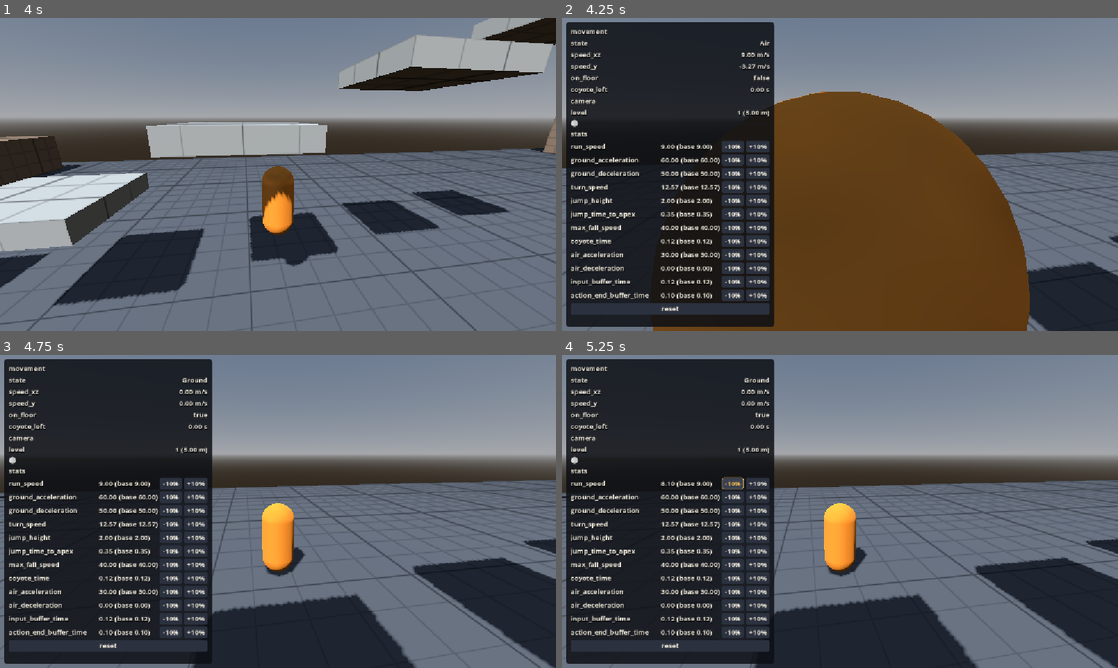
Above: before the commit, frames 1-4 (two rows, left to right).
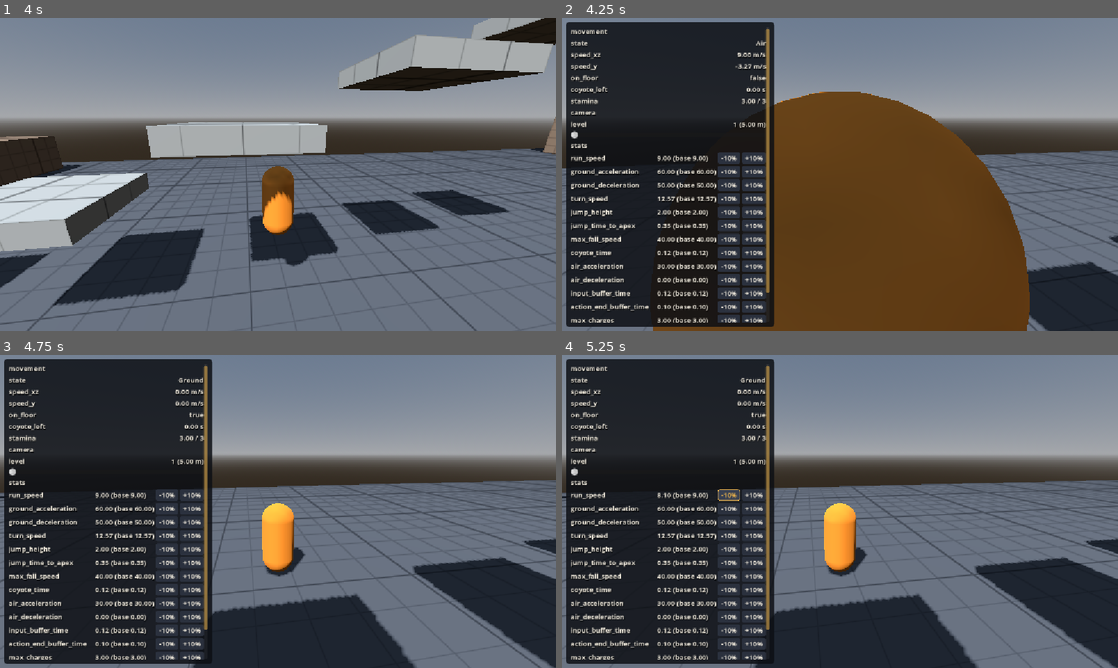
Above: after the commit, the same moments.

Repository: UriBokchoi/BroGuild
Game: Godot game, scene res://levels/test_gym/test_gym.tscn
Two runs of this game, one before a commit and one after it. Both use one fixed random seed, a clock stepped at 60 frames per second and the inputs below.
Inputs (mouse positions are in pixels of both pictures, inside the frame that each line leads up to):
- Up to frame 1 (4 s): tap Enter at 0.5 s; move the mouse to (305, 174) at 0.52 s; hold W (move_forward) from 0.53 s (still down); tap Shift (dash) at 0.6, 1.55, 2.1, 3.05 s; click (305, 174) at 0.67 s; tap Space (jump) at 0.77, 0.8, 1.07, 1.35, 1.52, 1.82, 2.3, 3.02, 3.32, 3.77, 3.8 s; move the mouse to (250, 174) at 1.27 s; move the mouse to (289, 168) at 2.02 s; move the mouse to (272, 180) at 2.77 s; tap E (interact) at 2.85 s; click (272, 180) at 2.92 s; move the mouse to (316, 177) at 3.52 s; tap Tab (show_stats) at 3.6 s
- Up to frame 2 (4.25 s): keep holding W (move_forward); tap Space (jump) at 4.07 s; tap F3 (toggle_debug) at 4.15 s
- Up to frame 3 (4.75 s): release W (move_forward) at 4.25 s; drag from (111, 464) to (194, 433) at 4.27 s
- Up to frame 4 (5.25 s): click "-10%" at 5 s

Frame 1 is identical in both runs. In frame 2, 9.0% of the frame differs, in the area x 1-38%, y 3-98%; in frame 3, 8.8%; in frame 4, 8.9%.

Commit message:
feat(stamina): stamina por cargas que se recargan solas
StaminaData (3 cargas, 3 s por carga) es una segunda fuente de stats
del jugador, así que se muestra en la pausa y en F3 y es mejorable.
StaminaPool admite cargas fraccionarias; StaminaComponent la recarga con
sus stats, avisa por EventBus y queda en el contexto de movimiento para
las acciones. El test de traducciones lee las fuentes de stats de la
escena del jugador.

Co-Authored-By: Claude Opus 5.5 <noreply@anthropic.com>

Diff:
--- a/autoload/event_bus.gd
+++ b/autoload/event_bus.gd
@@ -13,3 +13,5 @@
 ## Una interfaz pide ([param wants_cursor] = true) o suelta el cursor del ratón. Mientras alguna
 ## lo pida, el ratón no se captura (lo gestiona MouseCapture).
 signal cursor_requested(requester: Object, wants_cursor: bool)
+## Cambió la stamina del jugador (cargas actuales, que pueden ser fraccionarias, y máximo).
+signal player_stamina_changed(charges: float, max_charges: int)
--- a/data/i18n/strings.csv
+++ b/data/i18n/strings.csv
@@ -22,3 +22,6 @@
 STAT_AIR_DECELERATION,Frenada en el aire,Air braking
 STAT_INPUT_BUFFER_TIME,Margen de pulsación,Input buffer
 STAT_ACTION_END_BUFFER_TIME,Margen al acabar una acción,Action end buffer
+STAT_GROUP_STAMINA,Stamina,Stamina
+STAT_MAX_CHARGES,Cargas de stamina,Stamina charges
+STAT_RECHARGE_TIME,Recarga por carga,Recharge per charge
--- /dev/null
+++ b/data/player/stamina.tres
@@ -0,0 +1,8 @@
+[gd_resource type="Resource" script_class="StaminaData" format=3]
+
+[ext_resource type="Script" path="res://entities/player/stamina/stamina_data.gd" id="1_bde3s"]
+
+[resource]
+script = ExtResource("1_bde3s")
+max_charges = 3
+recharge_time = 3.0
--- a/entities/player/movement_context.gd
+++ b/entities/player/movement_context.gd
@@ -11,6 +11,8 @@
 var ground: State
 ## Estado neutro en el aire, al que vuelven las acciones al terminar.
 var air: State
+## Stamina por cargas que gastan las acciones.
+var stamina: StaminaComponent
 ## Dirección pedida este tick, en el plano XZ del mundo y relativa a la cámara (longitud 0–1).
 var wish_direction: Vector3 = Vector3.ZERO
 ## Segundos que quedan para poder saltar después de dejar el suelo sin saltar (coyote time).
--- a/entities/player/player.gd
+++ b/entities/player/player.gd
@@ -4,6 +4,7 @@
 ## Las mecánicas van en sus estados y componentes, nunca aquí (CLAUDE.md, «Nunca»).
 
 @export var stats: StatsComponent
+@export var stamina: StaminaComponent
 @export var input: PlayerInput
 @export var movement: StateMachine
 ## Estado neutro en el suelo.
@@ -20,6 +21,7 @@
 	context = MovementContext.new()
 	context.body = self
 	context.move = stats.get_resolved(MovementData) as MovementData
+	context.stamina = stamina
 	context.ground = ground_state
 	context.air = air_state
 	movement.start(context)
--- a/entities/player/player.tscn
+++ b/entities/player/player.tscn
@@ -10,6 +10,8 @@
 [ext_resource type="Script" path="res://entities/player/states/air_state.gd" id="8_air"]
 [ext_resource type="Script" path="res://entities/player/states/jump_state.gd" id="9_jump"]
 [ext_resource type="Script" path="res://entities/player/body_facing.gd" id="10_facing"]
+[ext_resource type="Resource" path="res://data/player/stamina.tres" id="11_stamina_data"]
+[ext_resource type="Script" path="res://entities/player/stamina/stamina_component.gd" id="12_stamina"]
 
 [sub_resource type="CapsuleShape3D" id="CapsuleShape3D_body"]
 radius = 0.4
@@ -30,11 +32,12 @@
 material = SubResource("StandardMaterial3D_visor")
 size = Vector3(0.5, 0.15, 0.2)
 
-[node name="Player" type="CharacterBody3D" node_paths=PackedStringArray("stats", "input", "movement", "ground_state", "air_state")]
+[node name="Player" type="CharacterBody3D" node_paths=PackedStringArray("stats", "stamina", "input", "movement", "ground_state", "air_state")]
 collision_layer = 2
 collision_mask = 1
 script = ExtResource("1_player")
 stats = NodePath("Stats")
+stamina = NodePath("Stamina")
 input = NodePath("PlayerInput")
 movement = NodePath("Movement")
 ground_state = NodePath("Movement/Ground")
@@ -54,7 +57,11 @@
 
 [node name="Stats" type="Node" parent="."]
 script = ExtResource("3_stats")
-sources = Array[Resource]([ExtResource("4_movement")])
+sources = Array[Resource]([ExtResource("4_movement"), ExtResource("11_stamina_data")])
+
+[node name="Stamina" type="Node" parent="." node_paths=PackedStringArray("stats")]
+script = ExtResource("12_stamina")
+stats = NodePath("../Stats")
 
 [node name="PlayerInput" type="Node" parent="." node_paths=PackedStringArray("machine", "camera")]
 script = ExtResource("5_input")
--- /dev/null
+++ b/entities/player/stamina/stamina_component.gd
@@ -0,0 +1,52 @@
+class_name StaminaComponent
+extends Node
+## Stamina del jugador por cargas: la gastan las acciones (dash, doble salto…) y se recarga
+## sola. Máximo y recarga son stats ([StaminaData]), así que las mejoras los cambian en vivo.
+## Avisa a la interfaz con [signal EventBus.player_stamina_changed].
+
+signal changed(charges: float, max_charges: int)
+
+## Stats de donde salen el máximo y la recarga.
+@export var stats: StatsComponent
+
+var _pool := StaminaPool.new()
+var _data: StaminaData
+
+
+func _ready() -> void:
+	_data = stats.get_resolved(StaminaData) as StaminaData
+	_pool.max_charges = _data.max_charges
+	_pool.fill()
+	_notify()
+
+
+func _physics_process(delta: float) -> void:
+	var max_changed := _pool.max_charges != _data.max_charges
+	_pool.max_charges = _data.max_charges
+	if _pool.recharge(delta, _data.recharge_time) or max_changed:
+		_notify()
+
+
+func can_spend(cost: float) -> bool:
+	return _pool.can_spend(cost)
+
+
+## Gasta [param cost] cargas si las hay. Devuelve si las gastó.
+func spend(cost: float) -> bool:
+	if not _pool.spend(cost):
+		return false
+	_notify()
+	return true
+
+
+func get_charges() -> float:
+	return _pool.charges
+
+
+func get_max_charges() -> int:
+	return _pool.max_charges
+
+
+func _notify() -> void:
+	changed.emit(_pool.charges, _pool.max_charges)
+	EventBus.player_stamina_changed.emit(_pool.charges, _pool.max_charges)
--- /dev/null
+++ b/entities/player/stamina/stamina_data.gd
@@ -0,0 +1,11 @@
+class_name StaminaData
+extends Resource
+## Parámetros de la stamina del jugador. Los valores viven en [code]data/player/stamina.tres[/code];
+## aquí todo vale 0 a propósito (ver DECISIONES, «Valores de datos solo en el .tres»). Cada número
+## es una stat, mejorable como las demás. Lo que cuesta cada acción va con su acción.
+
+@export_group("stamina")
+## Cargas máximas.
+@export_range(0, 10, 1, "or_greater") var max_charges: int = 0
+## Segundos que tarda en recargarse una carga.
+@export_range(0.1, 10.0, 0.1, "or_greater", "suffix:s") var recharge_time: float = 0.0
--- /dev/null
+++ b/entities/player/stamina/stamina_pool.gd
@@ -0,0 +1,40 @@
+class_name StaminaPool
+extends RefCounted
+## Cargas de stamina, lógica pura. Las cargas pueden ser fraccionarias (el ½ del salto en pared
+## o una carga a medio recargar).
+
+## Margen para que los errores de coma flotante al recargar no impidan gastar una carga entera.
+const CHARGE_EPSILON := 1e-6
+
+## Cargas máximas. Si bajan, las cargas actuales no pasan del nuevo máximo.
+var max_charges: int = 0:
+	set(value):
+		max_charges = maxi(value, 0)
+		charges = minf(charges, max_charges)
+var charges: float = 0.0
+
+
+## Llena todas las cargas.
+func fill() -> void:
+	charges = max_charges
+
+
+func can_spend(cost: float) -> bool:
+	return charges + CHARGE_EPSILON >= cost
+
+
+## Gasta [param cost] cargas si las hay. Devuelve si las gastó.
+func spend(cost: float) -> bool:
+	if not can_spend(cost):
+		return false
+	charges = maxf(charges - cost, 0.0)
+	return true
+
+
+## Recarga [param delta] segundos, a una carga cada [param seconds_per_charge]. Devuelve si
+## cambió algo.
+func recharge(delta: float, seconds_per_charge: float) -> bool:
+	if charges >= max_charges or seconds_per_charge <= 0.0:
+		return false
+	charges = minf(charges + delta / seconds_per_charge, max_charges)
+	return true
--- a/tests/unit/data/i18n/test_strings.gd
+++ b/tests/unit/data/i18n/test_strings.gd
@@ -1,9 +1,10 @@
 extends GutTest
 ## data/i18n/strings.csv: cada texto está en todos los idiomas y cada stat del jugador (y su
-## grupo) tiene nombre traducido.
+## grupo) tiene nombre traducido. Las stats salen de las fuentes de la escena del jugador, así
+## que un dato nuevo queda cubierto solo.
 
 const STRINGS_PATH := "res://data/i18n/strings.csv"
-const PLAYER_DATA: Array[String] = ["res://data/player/movement.tres"]
+const PlayerScene := preload("res://entities/player/player.tscn")
 
 var _translations: Dictionary[String, PackedStringArray] = {}
 var _locales := PackedStringArray()
@@ -33,19 +34,24 @@
 
 
 func test_every_player_stat_and_group_has_a_name() -> void:
-	for path: String in PLAYER_DATA:
-		var data := load(path) as Resource
-		var group := ""
-		for property: Dictionary in data.get_property_list():
-			var usage: int = property["usage"]
-			var property_name: String = property["name"]
-			if usage & PROPERTY_USAGE_GROUP:
-				group = property_name
-			elif usage & PROPERTY_USAGE_SCRIPT_VARIABLE:
-				# Solo cuentan los grupos con stats: los Resources traen grupos propios sin ellas.
-				if not group.is_empty():
-					_assert_key(StatFormat.group_key(group))
-				_assert_key(StatFormat.name_key(property_name))
+	var player := PlayerScene.instantiate() as Player
+	for source: Resource in player.stats.sources:
+		_assert_stat_names(source)
+	player.free()
+
+
+func _assert_stat_names(data: Resource) -> void:
+	var group := ""
+	for property: Dictionary in data.get_property_list():
+		var usage: int = property["usage"]
+		var property_name: String = property["name"]
+		if usage & PROPERTY_USAGE_GROUP:
+			group = property_name
+		elif usage & PROPERTY_USAGE_SCRIPT_VARIABLE:
+			# Solo cuentan los grupos con stats: los Resources traen grupos propios sin ellas.
+			if not group.is_empty():
+				_assert_key(StatFormat.group_key(group))
+			_assert_key(StatFormat.name_key(property_name))
 
 
 func _assert_key(key: String) -> void:
--- /dev/null
+++ b/tests/unit/entities/player/stamina/test_stamina_component.gd
@@ -0,0 +1,44 @@
+extends GutTest
+## StaminaComponent: empieza llena, gasta, recarga según sus stats y avisa por EventBus.
+
+const TICK := 1.0 / 60.0
+
+var _stats: StatsComponent
+var _stamina: StaminaComponent
+var _data: StaminaData
+
+
+func before_each() -> void:
+	_data = StaminaData.new()
+	_data.max_charges = 3
+	_data.recharge_time = 2.0
+	_stats = StatsComponent.new()
+	_stats.sources.append(_data)
+	add_child_autofree(_stats)
+	_stamina = StaminaComponent.new()
+	_stamina.stats = _stats
+	add_child_autofree(_stamina)
+
+
+func test_starts_full() -> void:
+	assert_eq(_stamina.get_charges(), 3.0)
+	assert_eq(_stamina.get_max_charges(), 3)
+
+
+func test_spending_notifies_the_interface() -> void:
+	watch_signals(EventBus)
+	assert_true(_stamina.spend(1.0))
+	assert_signal_emitted_with_parameters(EventBus, "player_stamina_changed", [2.0, 3])
+
+
+func test_recharges_with_its_stat() -> void:
+	_stamina.spend(1.0)
+	for _tick: int in 60:
+		_stamina._physics_process(TICK)
+	assert_almost_eq(_stamina.get_charges(), 2.5, 1e-6, "1 s de 2 s por carga = media carga")
+
+
+func test_an_upgrade_adds_a_charge() -> void:
+	_stats.add_modifier(StatModifier.create(&"max_charges", StatModifier.Kind.FLAT, 1.0), self)
+	_stamina._physics_process(TICK)
+	assert_eq(_stamina.get_max_charges(), 4)
--- /dev/null
+++ b/tests/unit/entities/player/stamina/test_stamina_pool.gd
@@ -0,0 +1,46 @@
+extends GutTest
+## StaminaPool: gastar cargas (también medias), recargar y cambiar el máximo.
+
+var _pool: StaminaPool
+
+
+func before_each() -> void:
+	_pool = StaminaPool.new()
+	_pool.max_charges = 3
+	_pool.fill()
+
+
+func test_spends_while_there_are_charges() -> void:
+	assert_true(_pool.spend(1.0))
+	assert_true(_pool.spend(1.0))
+	assert_true(_pool.spend(1.0))
+	assert_false(_pool.spend(1.0), "sin cargas no se gasta")
+	assert_eq(_pool.charges, 0.0)
+
+
+func test_half_charges() -> void:
+	assert_true(_pool.spend(0.5))
+	assert_eq(_pool.charges, 2.5)
+	_pool.charges = 0.5
+	assert_true(_pool.can_spend(0.5))
+	assert_false(_pool.can_spend(1.0))
+
+
+func test_recharges_one_charge_per_recharge_time() -> void:
+	_pool.charges = 1.0
+	for _tick: int in 180:
+		_pool.recharge(1.0 / 60.0, 3.0)
+	assert_almost_eq(_pool.charges, 2.0, 1e-9, "3 s = 1 carga")
+	assert_true(_pool.can_spend(2.0), "la carga recargada se puede gastar entera")
+
+
+func test_recharge_stops_at_the_max() -> void:
+	_pool.charges = 2.9
+	assert_true(_pool.recharge(1.0, 3.0))
+	assert_eq(_pool.charges, 3.0)
+	assert_false(_pool.recharge(1.0, 3.0), "llena no cambia")
+
+
+func test_lowering_the_max_clamps_the_charges() -> void:
+	_pool.max_charges = 2
+	assert_eq(_pool.charges, 2.0)
--- a/ui/debug/sections/movement_debug_section.gd
+++ b/ui/debug/sections/movement_debug_section.gd
@@ -8,6 +8,7 @@
 var _vertical_speed: Label
 var _on_floor: Label
 var _coyote: Label
+var _stamina: Label
 
 
 func setup(player: Player) -> void:
@@ -18,6 +19,7 @@
 	_vertical_speed = add_value_row("speed_y")
 	_on_floor = add_value_row("on_floor")
 	_coyote = add_value_row("coyote_left")
+	_stamina = add_value_row("stamina")
 
 
 func refresh() -> void:
@@ -27,3 +29,4 @@
 	_vertical_speed.text = "%.2f m/s" % velocity.y
 	_on_floor.text = str(_player.is_on_floor())
 	_coyote.text = "%.2f s" % _player.context.coyote_left
+	_stamina.text = "%.2f / %d" % [_player.stamina.get_charges(), _player.stamina.get_max_charges()]
Not shown, added: entities/player/stamina/stamina_component.gd.uid
Not shown, added: entities/player/stamina/stamina_data.gd.uid
Not shown, added: entities/player/stamina/stamina_pool.gd.uid
Not shown, added: tests/unit/entities/player/stamina/test_stamina_component.gd.uid
Not shown, added: tests/unit/entities/player/stamina/test_stamina_pool.gd.uid
